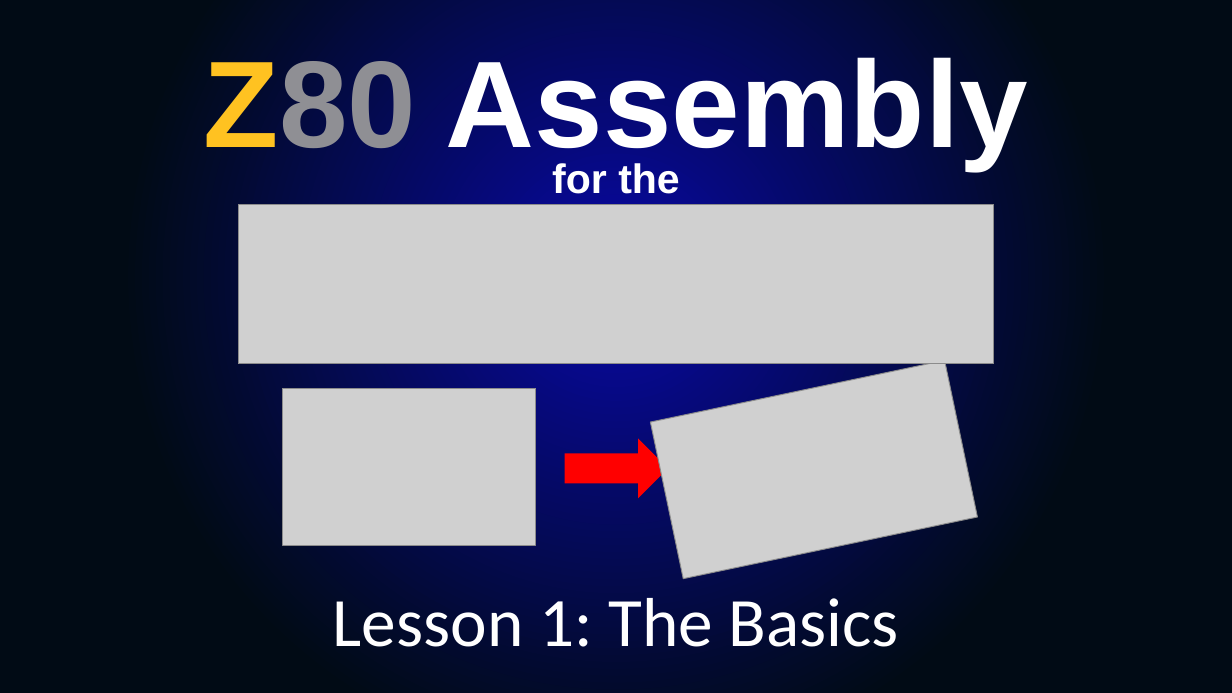
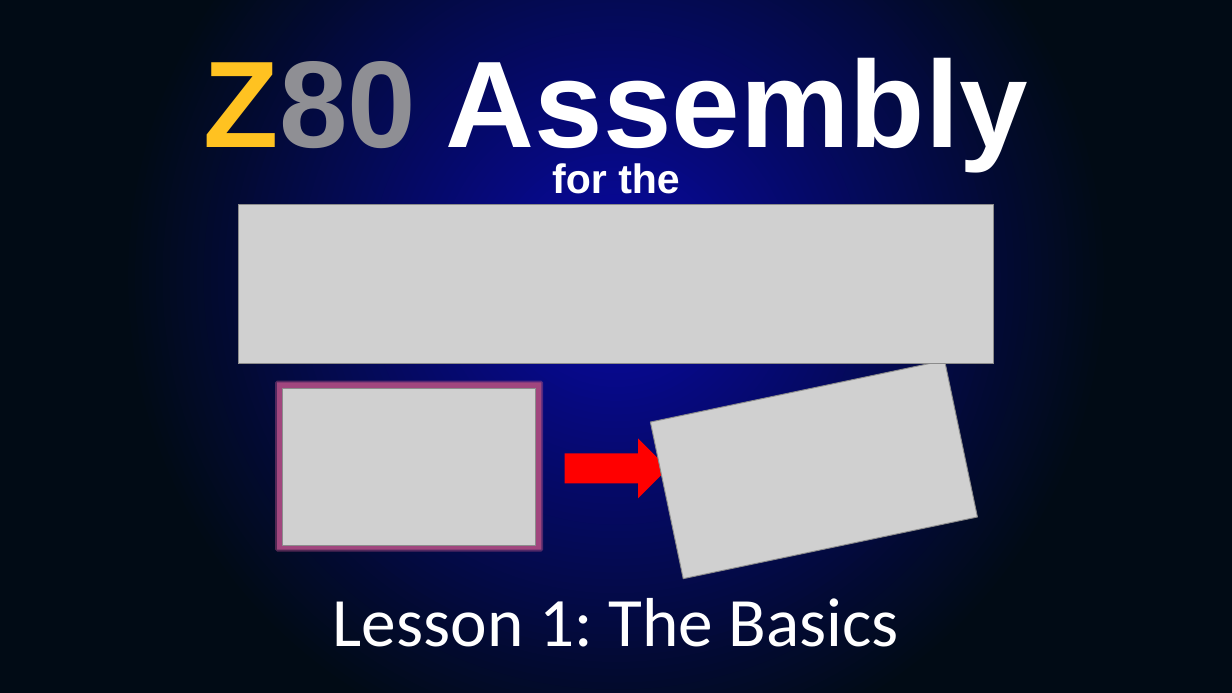
Before and after one commit to SlithyMatt/zxs-assembly-tutorial, a slide deck: slide 1 of Lesson1/Lesson1.odp. Drawn at 1232x693 pixels with LibreOffice and Linux fonts; fonts in the diff are those of the drawing; grey boxes stand for pictures. Boxes give left, top, right and bottom in pixels: in the first picture for what was removed or moved away, otherwise in the second. Text is boxed around its words. In the diff, an @@ line names an element or a change of style, - is before the commit and + after.

```diff
--- a/Lesson1/Lesson1.odp
+++ b/Lesson1/Lesson1.odp
@@ rectangle added at [277,383,542,550], fill #A1467E, outline #A1467E 2.89 pt @@
```
Also in this commit, not shown: 2 other slides changed, 3 slides added, 3 slides removed.
